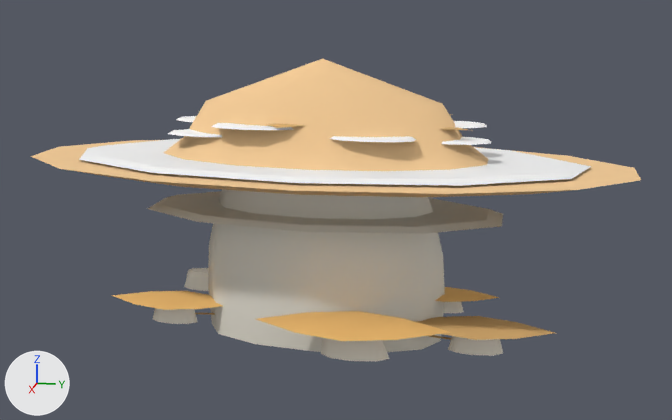
One commit to the glTF model web-forest/public/model/species/lichenomphalia-ericetorum.glb: the scene before it, then after it.
Camera for both pictures: a camera (50 mm lens) standing at (1.013, 0.217, 0.402) and looking at (0.0, 0.015, 0.149). Every picture has the same lights, and +X, +Y and +Z are marked at lower left. The first picture is the older version. Where no turn or scale is listed for an object, it has been applied to the vertices. Vertices at exactly the same position are counted once.

In view in the first picture: 'p0', 'p1', 'p3', 'p4', 'p5', 'stalk' and 8 more.
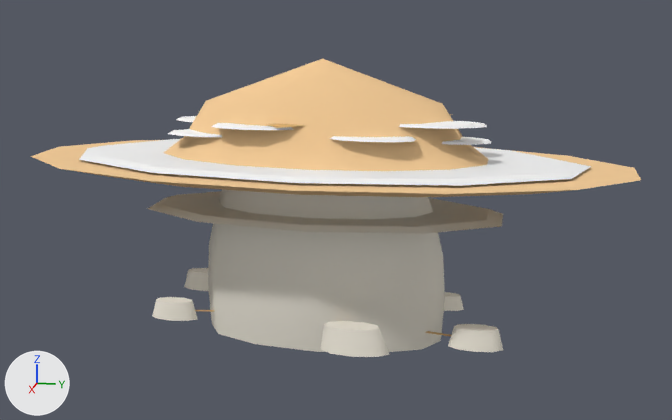
The edits, one by one:
me_mesh_1 is used by ob_p0; location (0.0, 0.0, 0.0151).
me_mesh_1 had 60 vertices, 108 faces and spanned x -0.002..0.072, y -0.002..0.266, z -0.01..0.022.
me_mesh_1 now has 40 vertices, 72 faces and spans x -0.002..0.049, y -0.002..0.21, z -0.01..0.014.
me_mesh_1 part 1: the loose piece of 20 vertices spanning x -0.002..0.072, y 0.093..0.266, z 0.014..0.022 is deleted.
me_mesh_2 is used by ob_p1; location (0.0, 0.0, 0.0205).
me_mesh_2 had 60 vertices, 108 faces and spanned x -0.01..0.059, y -0.255..0.002, z -0.009..0.02.
me_mesh_2 now has 40 vertices, 72 faces and spans x -0.002..0.037, y -0.203..0.002, z -0.009..0.013.
me_mesh_2 part 2: the loose piece of 20 vertices spanning x -0.01..0.059, y -0.255..-0.094, z 0.013..0.02 is deleted.
me_mesh_4 is used by ob_p3; location (0.0, 0.0, 0.0285).
me_mesh_4 had 60 vertices, 108 faces and spanned x -0.001..0.147, y -0.054..0.157, z -0.012..0.027.
me_mesh_4 now has 40 vertices, 72 faces and spans x -0.001..0.117, y -0.006..0.093, z -0.012..0.017.
me_mesh_4 part 3: the loose piece of 20 vertices spanning x 0.056..0.147, y -0.054..0.157, z 0.017..0.027 is deleted.
Other edits to the shape of me_mesh_4 do not show in these pictures.
me_mesh_6 is used by ob_p5; location (0.0, 0.0, 0.0413).
me_mesh_6 had 60 vertices, 108 faces and spanned x -0.036..0.018, y -0.001..0.203, z -0.007..0.016.
me_mesh_6 now has 40 vertices, 72 faces and spans x -0.018..0.002, y -0.001..0.163, z -0.007..0.01.
me_mesh_6 part 4: the loose piece of 20 vertices spanning x -0.036..0.018, y 0.079..0.203, z 0.01..0.016 is deleted.
me_mesh_21 is used by ob_p21; location (0.0, 0.0, 0.2595).
me_mesh_21 had 10 vertices, 16 faces and spanned x -0.0649..0.0, y -0.0955..0.0049, z -0.0085..0.0.
me_mesh_21 now has 42 vertices, 76 faces and spans x -0.0017..0.053, y -0.0022..0.1691, z -0.0007..0.0026.
me_mesh_21 part 5: a new loose piece, a 10-sided cut cone along z (radius 0.0211 by 0.049 at the low end, 0.0194 by 0.0451 at the high end) spanning x 0.0107..0.053, y 0.0758..0.1691, z 0.0..0.0026, in mat_flat.
Other edits to the shape of me_mesh_21 do not show in these pictures.
Object 'p0' (ob_p0) moves from (0.0, 0.0, 0.0151) to (0.0, 0.0, 0.0192).
Object 'p1' (ob_p1) moves from (0.0, 0.0, 0.0205) to (0.0, 0.0, 0.0242).
Object 'p3' (ob_p3) moves from (0.0, 0.0, 0.0285) to (0.0, 0.0, 0.0334).
Object 'p5' (ob_p5) moves from (0.0, 0.0, 0.0413) to (0.0, 0.0, 0.0442).

Changed parts and their boxes [x1, y1, x2, y2] in the pictures (672 x 420 px):
'p3', reshaped, moved: before [256, 311, 450, 362]; after [321, 321, 390, 357]
'p0', reshaped, moved: before [416, 316, 555, 356]; after [426, 324, 503, 352]
'p1', reshaped, moved: before [111, 291, 222, 324]; after [152, 297, 215, 321]
'p5', reshaped, moved: before [435, 287, 499, 313]; after [443, 292, 464, 311]
'p21', reshaped (not visible before): after [399, 121, 474, 129]
part 1 of me_mesh_1, deleted (orange): before [416, 316, 555, 340]
part 2 of me_mesh_2, deleted (orange): before [111, 291, 222, 310]
part 3 of me_mesh_4, deleted (orange): before [256, 311, 450, 341]
part 4 of me_mesh_6, deleted (brown): before [435, 287, 499, 302]
